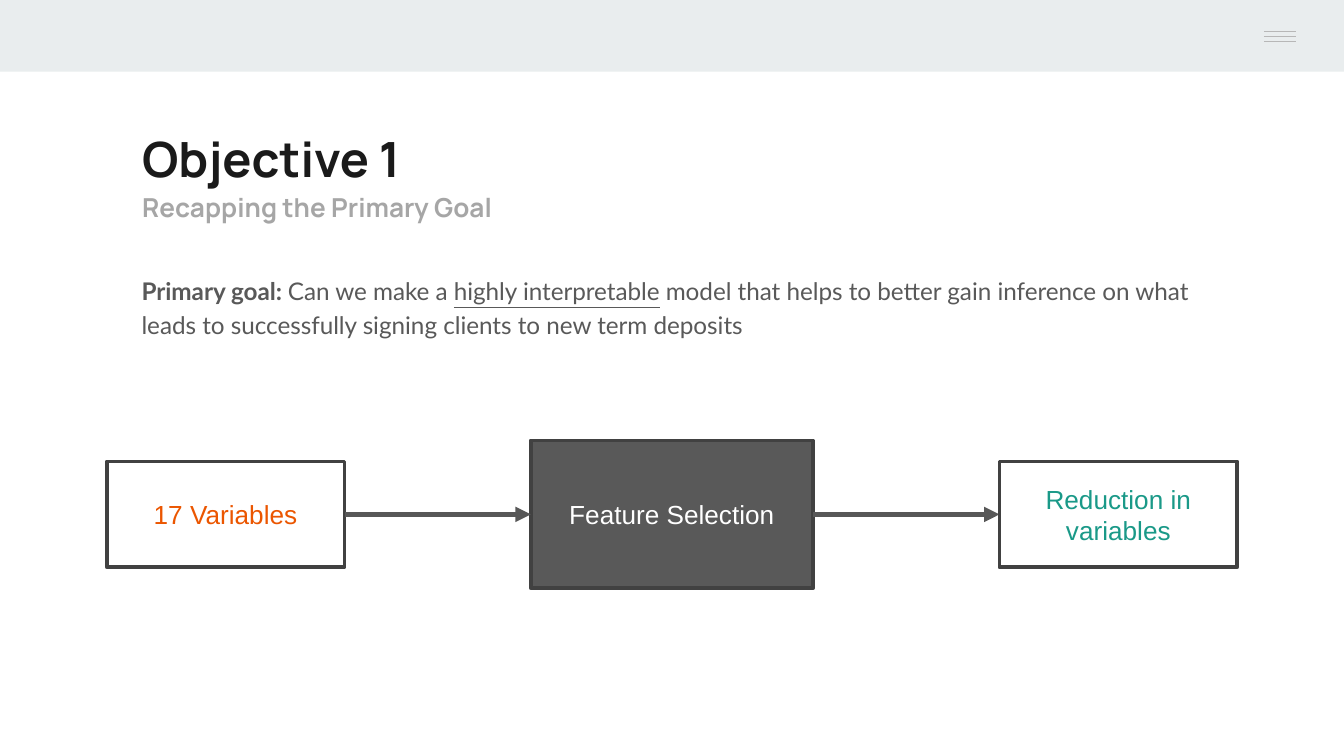
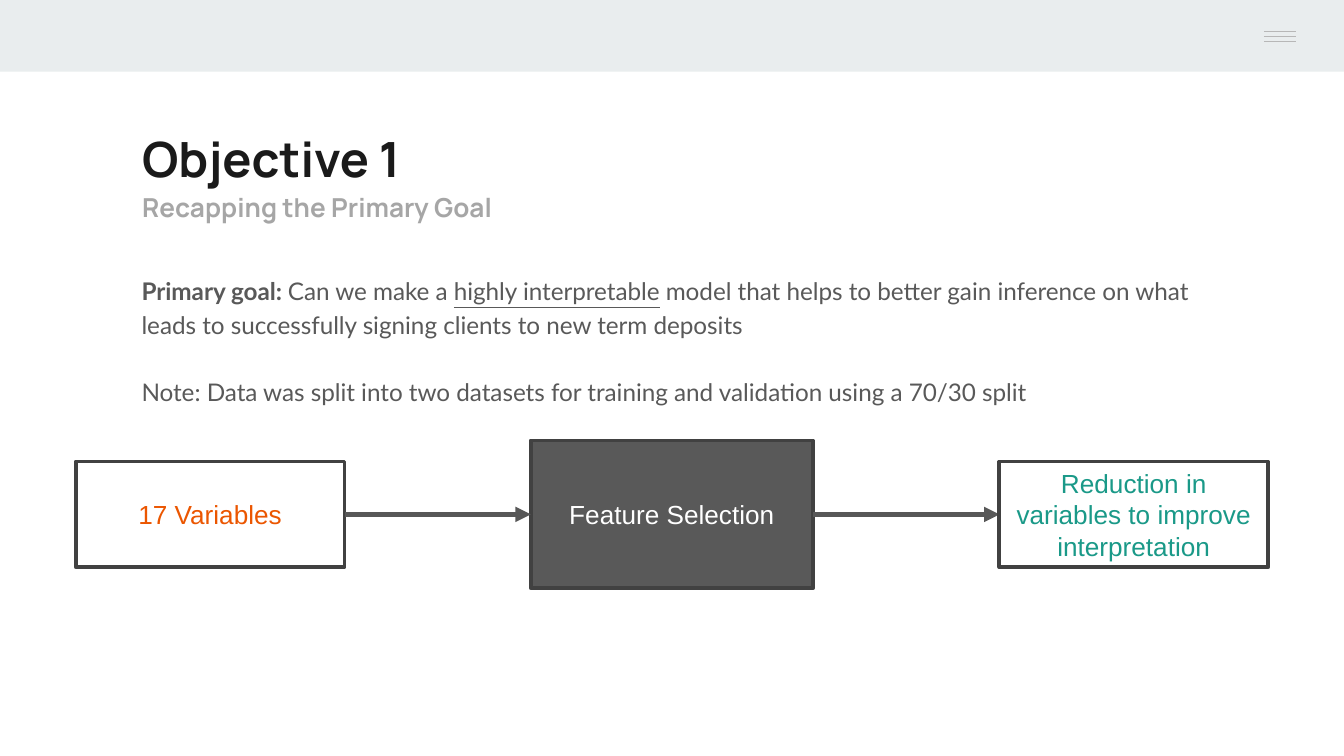
Before and after one commit to Mr-Chang95/Bank-Marketing-Analysis-Logistic-Regression, a slide deck: slide 10 of Project2_Chang_Craus_Yule.pptx. Drawn at 1344x756 pixels with LibreOffice and Linux fonts; fonts in the diff are those of the drawing. Boxes give left, top, right and bottom in pixels: in the first picture for what was removed or moved away, otherwise in the second. Text is boxed around its words. In the diff, an @@ line names an element or a change of style, - is before the commit and + after.

```diff
--- a/Project2_Chang_Craus_Yule.pptx
+++ b/Project2_Chang_Craus_Yule.pptx
@@ text at bbox=[142, 383, 1026, 406]: paragraph added @@
+Note: Data was split into two datasets for training and validation using a 70/30 split
@@ rectangle "17 Variables": place and size @@
-rectangle "17 Variables" at bbox=[106, 461, 344, 567]
+rectangle "17 Variables" at bbox=[75, 461, 344, 567]
@@ rectangle "Reduction in variables to improve ...": place and size @@
-rectangle "Reduction in variables to improve ..." at bbox=[1000, 461, 1238, 567]
+rectangle "Reduction in variables to improve ..." at bbox=[1000, 461, 1269, 567]
@@ text in rectangle at bbox=[1017, 474, 1251, 562]: text changed @@
-Reduction in variables
+Reduction in variables to improve interpretation
```
Also in this commit, not shown: 3 other slides changed, 3 other files.
